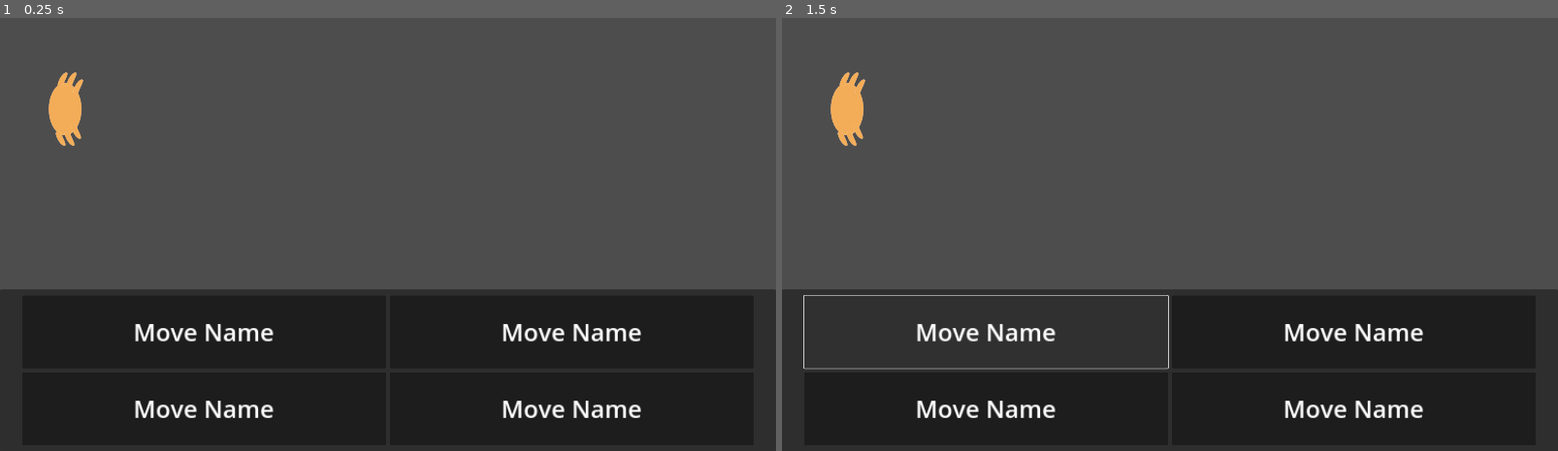
Above: before the commit, frames 1-2 (left to right).
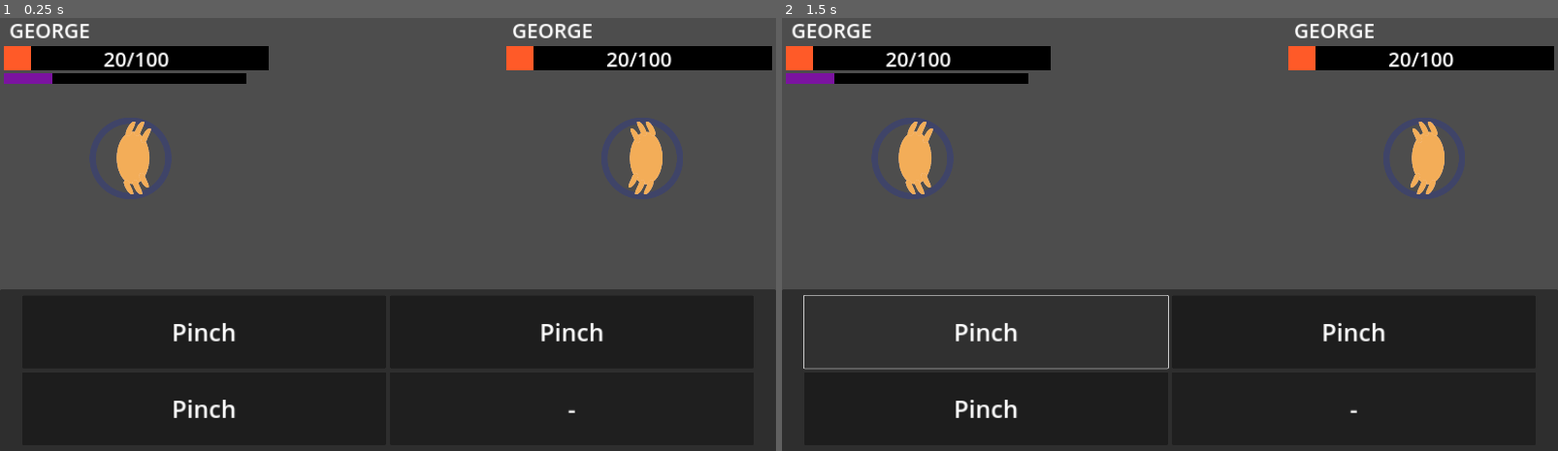
Above: after the commit, the same moments.

Repository: mathew-tran/theanajam24
Game: Godot game, scene res://Levels/Main.tscn
Two runs of this game, one before a commit and one after it. Both use one fixed random seed, a clock stepped at 60 frames per second and the inputs below.
Inputs (mouse positions are in pixels of both pictures, inside the frame that each line leads up to):
- Up to frame 1 (0.25 s): no input
- Up to frame 2 (1.5 s): click (983, 334) at 0.52 s; click (983, 334) at 1.27 s

The runs differ from the first frame. In frame 1, 8.9% of the frame differs, in the area x 0-100%, y 1-93%; in frame 2, 8.9%.

Commit message:
populate move list

Diff:
--- a/Art/CrabDrawingScene.svg
+++ b/Art/CrabDrawingScene.svg
@@ -24,9 +24,9 @@
      inkscape:deskcolor="#d1d1d1"
      inkscape:document-units="mm"
      showgrid="true"
-     inkscape:zoom="1.0167041"
-     inkscape:cx="101.30775"
-     inkscape:cy="204.09085"
+     inkscape:zoom="0.71891835"
+     inkscape:cx="283.75962"
+     inkscape:cy="214.90619"
      inkscape:window-width="1920"
      inkscape:window-height="1010"
      inkscape:window-x="1698"
@@ -186,5 +186,11 @@
          inkscape:original-d="m 92.383895,128.81698 c -0.780709,-0.0867 -1.561418,-0.17349 -2.342129,-0.26024 -5.031335 …(329 unchanged characters)…
          transform="matrix(0,-0.54640915,-0.54640915,0,108.34938,92.130624)" />
     </g>
+    <circle
+       style="fill:none;fill-rule:evenodd;stroke:#394072;stroke-width:4.1877;stroke-linecap:round;stroke-linejoin:round;stroke-dasharray:none;paint-order:stroke fill markers;stroke-opacity:0.70525062"
+       id="path1"
+       cx="96.417564"
+       cy="31.852791"
+       r="24.738249" />
   </g>
 </svg>
--- /dev/null
+++ b/Art/UnitCircle.svg
@@ -0,0 +1,67 @@
+<?xml version="1.0" encoding="UTF-8" standalone="no"?>
+<!-- Created with Inkscape (http://www.inkscape.org/) -->
+
+<svg
+   width="202.82533"
+   height="202.82532"
+   viewBox="0 0 53.664202 53.664198"
+   version="1.1"
+   id="svg1"
+   inkscape:version="1.3.2 (091e20e, 2023-11-25, custom)"
+   sodipodi:docname="CrabDrawingScene.svg"
+   xmlns:inkscape="http://www.inkscape.org/namespaces/inkscape"
+   xmlns:sodipodi="http://sodipodi.sourceforge.net/DTD/sodipodi-0.dtd"
+   xmlns="http://www.w3.org/2000/svg"
+   xmlns:svg="http://www.w3.org/2000/svg">
+  <sodipodi:namedview
+     id="namedview1"
+     pagecolor="#ffffff"
+     bordercolor="#000000"
+     borderopacity="0.25"
+     inkscape:showpageshadow="2"
+     inkscape:pageopacity="0.0"
+     inkscape:pagecheckerboard="0"
+     inkscape:deskcolor="#d1d1d1"
+     inkscape:document-units="mm"
+     showgrid="true"
+     inkscape:zoom="0.71891835"
+     inkscape:cx="283.75962"
+     inkscape:cy="214.90619"
+     inkscape:window-width="1920"
+     inkscape:window-height="1010"
+     inkscape:window-x="1698"
+     inkscape:window-y="-7"
+     inkscape:window-maximized="1"
+     inkscape:current-layer="layer1">
+    <inkscape:grid
+       id="grid1"
+       units="mm"
+       originx="-69.585465"
+       originy="-5.0206918"
+       spacingx="63.999999"
+       spacingy="63.999999"
+       empcolor="#0099e5"
+       empopacity="0.30196078"
+       color="#0099e5"
+       opacity="0.14901961"
+       empspacing="5"
+       dotted="false"
+       gridanglex="30"
+       gridanglez="30"
+       visible="true" />
+  </sodipodi:namedview>
+  <defs
+     id="defs1" />
+  <g
+     inkscape:label="Layer 1"
+     inkscape:groupmode="layer"
+     id="layer1"
+     transform="translate(-69.585466,-5.0206919)">
+    <circle
+       style="fill:none;fill-rule:evenodd;stroke:#394072;stroke-width:4.1877;stroke-linecap:round;stroke-linejoin:round;stroke-dasharray:none;stroke-opacity:0.705251;paint-order:stroke fill markers"
+       id="path1"
+       cx="96.417564"
+       cy="31.852791"
+       r="24.738249" />
+  </g>
+</svg>
--- a/Levels/Main.tscn
+++ b/Levels/Main.tscn
@@ -1,10 +1,29 @@
-[gd_scene load_steps=3 format=3 uid="uid://es6nd57a2gp0"]
+[gd_scene load_steps=6 format=3 uid="uid://es6nd57a2gp0"]
 
 [ext_resource type="PackedScene" uid="uid://c4lv4viiojafv" path="res://Prefabs/CrabUnit.tscn" id="1_v801o"]
 [ext_resource type="PackedScene" uid="uid://bfirwcnlcdd2l" path="res://Prefabs/UI/UILayer.tscn" id="2_jdlnc"]
+[ext_resource type="Script" path="res://Scripts/BattleManager.gd" id="2_tgoci"]
+[ext_resource type="PackedScene" uid="uid://b0mgypkrapx7d" path="res://Prefabs/UI/UnitCircle.tscn" id="3_ogekb"]
+[ext_resource type="Resource" uid="uid://23lkrnyikk4i" path="res://Content/Moves/Attacks/Pinch.tres" id="5_5uqmp"]
 
 [node name="Node2D" type="Node2D"]
 
-[node name="Crab" parent="." instance=ExtResource("1_v801o")]
+[node name="CanvasLayer" parent="." instance=ExtResource("2_jdlnc")]
 
-[node name="CanvasLayer" parent="." instance=ExtResource("2_jdlnc")]
+[node name="BattleManager" type="Node" parent="."]
+script = ExtResource("2_tgoci")
+
+[node name="PlayerCircle" parent="BattleManager" instance=ExtResource("3_ogekb")]
+position = Vector2(323, 355)
+
+[node name="Crab" parent="BattleManager/PlayerCircle" instance=ExtResource("1_v801o")]
+position = Vector2(8, -1)
+Moves = Array[Resource("res://Scripts/DataStructures/CrabMove.gd")]([ExtResource("5_5uqmp"), ExtResource("5_5uqmp"), ExtResource("5_5uqmp")])
+
+[node name="EnemyCircle" parent="BattleManager" instance=ExtResource("3_ogekb")]
+position = Vector2(1589, 355)
+
+[node name="Crab" parent="BattleManager/EnemyCircle" node_paths=PackedStringArray("Health") instance=ExtResource("1_v801o")]
+position = Vector2(8, -1)
+scale = Vector2(-1, -1)
+Health = NodePath("../../PlayerCircle/Crab/HealthComponent")
--- a/Prefabs/CrabUnit.tscn
+++ b/Prefabs/CrabUnit.tscn
@@ -1,11 +1,17 @@
-[gd_scene load_steps=4 format=3 uid="uid://c4lv4viiojafv"]
+[gd_scene load_steps=5 format=3 uid="uid://c4lv4viiojafv"]
 
 [ext_resource type="Texture2D" uid="uid://c7tridssd5lj4" path="res://Art/Crab.svg" id="1_hbe70"]
 [ext_resource type="Script" path="res://Scripts/CrabUnit.gd" id="2_pfayh"]
 [ext_resource type="Resource" uid="uid://23lkrnyikk4i" path="res://Content/Moves/Attacks/Pinch.tres" id="3_bjh53"]
+[ext_resource type="Script" path="res://Scripts/Components/HealthComponent.gd" id="4_1bcxo"]
 
-[node name="Crab" type="Sprite2D"]
+[node name="Crab" type="Sprite2D" node_paths=PackedStringArray("Health")]
 position = Vector2(163, 233)
 texture = ExtResource("1_hbe70")
 script = ExtResource("2_pfayh")
 Moves = Array[Resource("res://Scripts/DataStructures/CrabMove.gd")]([ExtResource("3_bjh53"), ExtResource("3_bjh53"), ExtResource("3_bjh53"), ExtResource("3_bjh53")])
+Health = NodePath("HealthComponent")
+
+[node name="HealthComponent" type="Node" parent="."]
+script = ExtResource("4_1bcxo")
+Amount = 20
--- /dev/null
+++ b/Prefabs/UI/HealthBar.tscn
@@ -0,0 +1,75 @@
+[gd_scene load_steps=6 format=3 uid="uid://dnmp2ytlrmlbd"]
+
+[ext_resource type="Script" path="res://Scripts/UI/HealthBarUI.gd" id="1_fagoq"]
+
+[sub_resource type="StyleBoxFlat" id="StyleBoxFlat_5tju7"]
+bg_color = Color(0, 0, 0, 1)
+
+[sub_resource type="StyleBoxFlat" id="StyleBoxFlat_7alqn"]
+bg_color = Color(1, 0.353301, 0.155795, 1)
+
+[sub_resource type="StyleBoxFlat" id="StyleBoxFlat_k67vw"]
+bg_color = Color(0, 0, 0, 1)
+
+[sub_resource type="StyleBoxFlat" id="StyleBoxFlat_qexlg"]
+bg_color = Color(0.482637, 0.0743679, 0.626826, 1)
+
+[node name="HealthBar" type="ProgressBar"]
+custom_minimum_size = Vector2(300, 60)
+offset_left = 10.0
+offset_top = 10.0
+offset_right = 666.0
+offset_bottom = 70.0
+theme_override_styles/background = SubResource("StyleBoxFlat_5tju7")
+theme_override_styles/fill = SubResource("StyleBoxFlat_7alqn")
+value = 10.0
+show_percentage = false
+script = ExtResource("1_fagoq")
+
+[node name="Label" type="Label" parent="."]
+custom_minimum_size = Vector2(300, 60)
+layout_mode = 1
+anchors_preset = 8
+anchor_left = 0.5
+anchor_top = 0.5
+anchor_right = 0.5
+anchor_bottom = 0.5
+offset_left = -150.0
+offset_top = -30.0
+offset_right = 150.0
+offset_bottom = 30.0
+grow_horizontal = 2
+grow_vertical = 2
+theme_override_font_sizes/font_size = 50
+text = "20/100"
+horizontal_alignment = 1
+vertical_alignment = 1
+
+[node name="Label2" type="Label" parent="."]
+custom_minimum_size = Vector2(300, 60)
+layout_mode = 1
+anchors_preset = 8
+anchor_left = 0.5
+anchor_top = 0.5
+anchor_right = 0.5
+anchor_bottom = 0.5
+offset_left = -315.0
+offset_top = -106.0
+offset_right = -15.0
+offset_bottom = -37.0
+grow_horizontal = 2
+grow_vertical = 2
+theme_override_font_sizes/font_size = 50
+text = "GEORGE"
+vertical_alignment = 1
+
+[node name="EXPBar" type="ProgressBar" parent="."]
+custom_minimum_size = Vector2(600, 0)
+layout_mode = 0
+offset_top = 65.0
+offset_right = 4.0
+offset_bottom = 92.0
+theme_override_styles/background = SubResource("StyleBoxFlat_k67vw")
+theme_override_styles/fill = SubResource("StyleBoxFlat_qexlg")
+value = 20.0
+show_percentage = false
--- a/Prefabs/UI/MoveButton.tscn
+++ b/Prefabs/UI/MoveButton.tscn
@@ -1,7 +1,10 @@
-[gd_scene format=3 uid="uid://bluk8vi2v3rr7"]
+[gd_scene load_steps=2 format=3 uid="uid://bluk8vi2v3rr7"]
+
+[ext_resource type="Script" path="res://Scripts/UI/MoveButton.gd" id="1_ju87y"]
 
 [node name="MoveButton" type="Panel"]
 custom_minimum_size = Vector2(900, 180)
+script = ExtResource("1_ju87y")
 
 [node name="Button" type="Button" parent="."]
 layout_mode = 1
--- a/Prefabs/UI/MovePanel.tscn
+++ b/Prefabs/UI/MovePanel.tscn
@@ -1,5 +1,6 @@
-[gd_scene load_steps=2 format=3 uid="uid://wrgab0n5yd4r"]
+[gd_scene load_steps=3 format=3 uid="uid://wrgab0n5yd4r"]
 
+[ext_resource type="Script" path="res://Scripts/UI/MovePanel.gd" id="1_mqnwj"]
 [ext_resource type="PackedScene" uid="uid://bluk8vi2v3rr7" path="res://Prefabs/UI/MoveButton.tscn" id="1_s354m"]
 
 [node name="MovePanel" type="Panel"]
@@ -14,6 +15,7 @@
 offset_right = 960.0
 grow_horizontal = 2
 grow_vertical = 0
+script = ExtResource("1_mqnwj")
 
 [node name="VBoxContainer" type="VBoxContainer" parent="."]
 layout_mode = 1
--- a/Prefabs/UI/UILayer.tscn
+++ b/Prefabs/UI/UILayer.tscn
@@ -1,7 +1,23 @@
-[gd_scene load_steps=2 format=3 uid="uid://bfirwcnlcdd2l"]
+[gd_scene load_steps=3 format=3 uid="uid://bfirwcnlcdd2l"]
 
 [ext_resource type="PackedScene" uid="uid://wrgab0n5yd4r" path="res://Prefabs/UI/MovePanel.tscn" id="1_k0on1"]
+[ext_resource type="PackedScene" uid="uid://dnmp2ytlrmlbd" path="res://Prefabs/UI/HealthBar.tscn" id="2_ld5rn"]
 
 [node name="CanvasLayer" type="CanvasLayer"]
 
-[node name="MovePanel" parent="." instance=ExtResource("1_k0on1")]
+[node name="MovePanel" parent="." groups=["MovePanel"] instance=ExtResource("1_k0on1")]
+
+[node name="PlayerHealthBar" parent="." groups=["PlayerHealthBar"] instance=ExtResource("2_ld5rn")]
+offset_top = 78.0
+offset_bottom = 138.0
+bShowEXPBar = true
+
+[node name="EnemyHealthBar" parent="." groups=["EnemyHealthBar"] instance=ExtResource("2_ld5rn")]
+anchors_preset = 1
+anchor_left = 1.0
+anchor_right = 1.0
+offset_left = -666.0
+offset_top = 78.0
+offset_right = -10.0
+offset_bottom = 138.0
+grow_horizontal = 0
--- /dev/null
+++ b/Prefabs/UI/UnitCircle.tscn
@@ -0,0 +1,6 @@
+[gd_scene load_steps=2 format=3 uid="uid://b0mgypkrapx7d"]
+
+[ext_resource type="Texture2D" uid="uid://cckvw6l1gehky" path="res://Art/UnitCircle.svg" id="1_yildr"]
+
+[node name="UnitCircle" type="Sprite2D"]
+texture = ExtResource("1_yildr")
--- /dev/null
+++ b/Scripts/Autoload/EventManager.gd
@@ -0,0 +1,3 @@
+extends Node
+
+signal PopulateMovePanel(crab : CrabUnit)
--- /dev/null
+++ b/Scripts/BattleManager.gd
@@ -0,0 +1,7 @@
+extends Node
+
+@onready var PlayerCircle = $PlayerCircle
+@onready var EnemyCircle = $EnemyCircle
+
+func _ready():
+	EventManager.PopulateMovePanel.emit(PlayerCircle.get_child(0))
--- a/Scripts/Components/HealthComponent.gd
+++ b/Scripts/Components/HealthComponent.gd
@@ -1,4 +1,6 @@
-extends Node2D
+extends Node
+
+class_name HealthComponent
 
 @export var Amount : int
 
--- a/Scripts/CrabUnit.gd
+++ b/Scripts/CrabUnit.gd
@@ -1,3 +1,6 @@
 extends Sprite2D
 
+class_name CrabUnit
+
 @export var Moves : Array[CrabMove]
+@export var Health : HealthComponent
--- /dev/null
+++ b/Scripts/UI/HealthBarUI.gd
@@ -0,0 +1,8 @@
+@tool
+
+extends ProgressBar
+
+@export var bShowEXPBar : bool
+
+func _ready():
+	$EXPBar.visible = bShowEXPBar
--- /dev/null
+++ b/Scripts/UI/MoveButton.gd
@@ -0,0 +1,12 @@
+extends Panel
+
+class_name MoveButton
+
+@onready var MoveName = $Label
+@onready var ButtonRef = $Button
+func Setup(move : CrabMove):
+	$Button.disabled = true
+	MoveName.text = "-"
+	if is_instance_valid(move):
+		$Button.disabled = false
+		MoveName.text = move.MoveName
--- /dev/null
+++ b/Scripts/UI/MovePanel.gd
@@ -0,0 +1,17 @@
+extends Panel
+
+var Moves = []
+
+func _ready():
+	EventManager.PopulateMovePanel.connect(OnPopulateMovePanel)
+	for child in $VBoxContainer/HBoxContainer.get_children():
+		Moves.append(child)
+	for child in $VBoxContainer/HBoxContainer2.get_children():
+		Moves.append(child)
+
+func OnPopulateMovePanel(crab : CrabUnit):
+	for x in range(0, len(Moves)):
+		if len(crab.Moves) > x:
+			Moves[x].Setup(crab.Moves[x])
+		else:
+			Moves[x].Setup(null)
--- a/project.godot
+++ b/project.godot
@@ -15,6 +15,10 @@
 config/features=PackedStringArray("4.2", "Forward Plus")
 config/icon="res://icon.svg"
 
+[autoload]
+
+EventManager="*res://Scripts/Autoload/EventManager.gd"
+
 [display]
 
 window/size/viewport_width=1920
Not shown, added: Art/UnitCircle.svg.import
